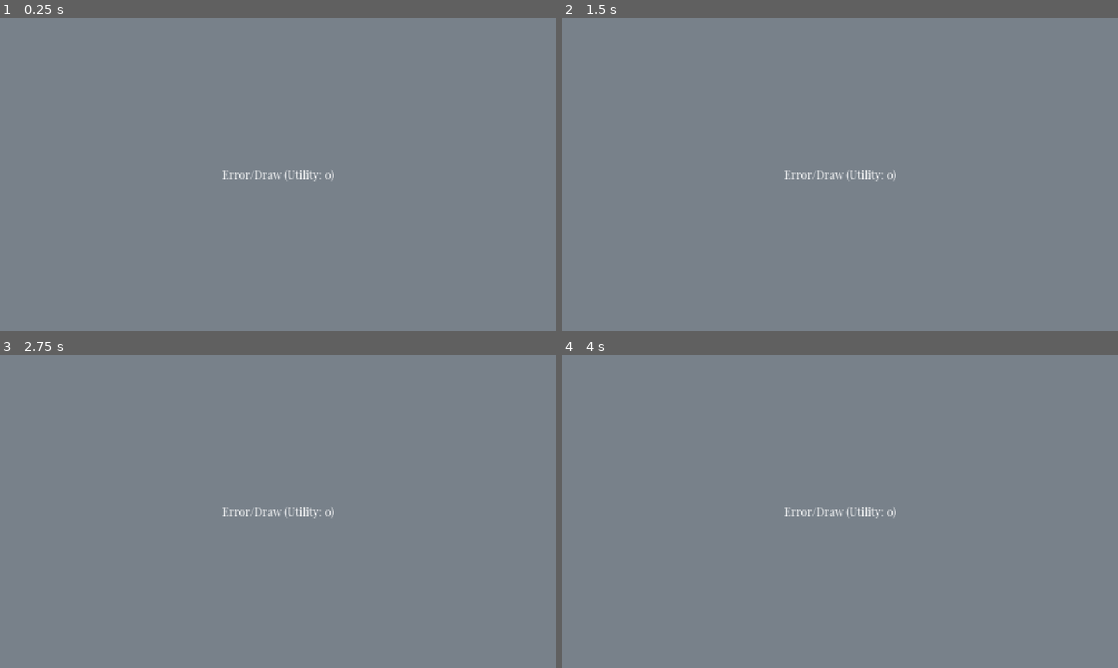
Above: before the commit, frames 1-4 (two rows, left to right).
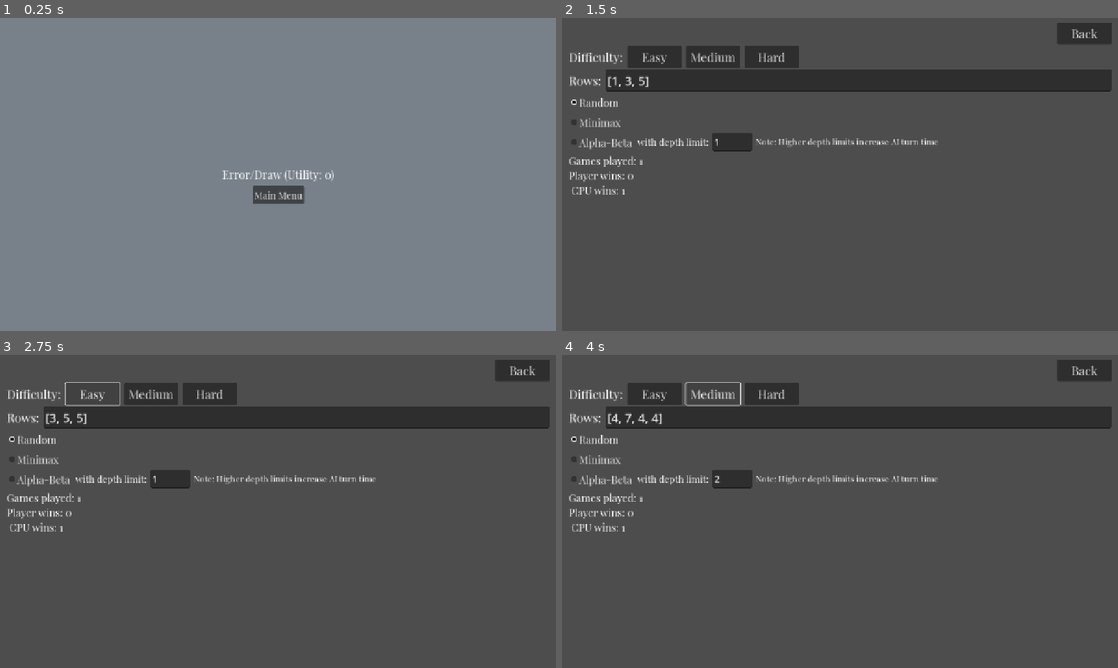
Above: after the commit, the same moments.

Repository: alex-bo7/ashes_of_nim_481
Game: Godot game, scene res://EndGame/end_game.tscn
Two runs of this game, one before a commit and one after it. Both use one fixed random seed, a clock stepped at 60 frames per second and the inputs below. This scene is started directly instead of the project's main scene.
Inputs (mouse positions are in pixels of both pictures, inside the frame that each line leads up to):
- Up to frame 1 (0.25 s): no input
- Up to frame 2 (1.5 s): click (840, 193) at 0.5 s, where only the run after the commit has a clickable "Main Menu"; click (840, 240) at 1.25 s, where only the run after the commit has a clickable "SETTINGS"
- Up to frame 3 (2.75 s): click (94, 392) at 2 s, where only the run after the commit has a clickable "Easy"
- Up to frame 4 (4 s): click (656, 392) at 2.75 s, where only the run after the commit has a clickable "Easy"; click (712, 392) at 3.5 s, where only the run after the commit has a clickable "Medium"

The runs differ from the first frame. In frame 1, 0.5% of the frame differs, in the area x 45-55%, y 53-60%; in frame 2, 99%, in the area x 0-100%, y 0-100%; in frame 3, 99%; in frame 4, 99%.

Commit message:
Added player records

Diff:
--- a/EndGame/end_game.gd
+++ b/EndGame/end_game.gd
@@ -5,9 +5,15 @@
 func _ready():
 	var final_utility = GameManager.current_state.utility
 
+	Records.games_played += 1
 	if final_utility == 1: # if Player's utility is 1, Player won
 		label.text = "Player won"
+		Records.player_wins += 1
 	elif final_utility == -1: # if Player's utility is -1, Player lost (CPU won)
 		label.text = "CPU won"
 	else: # just in case
 		label.text = "Error/Draw (Utility: " + str(final_utility) + ")"
+
+
+func _on_button_pressed() -> void:
+	get_tree().change_scene_to_file("res://MainMenu/main_menu.tscn")
--- a/EndGame/end_game.tscn
+++ b/EndGame/end_game.tscn
@@ -33,7 +33,28 @@
 theme_override_fonts/font = ExtResource("2_aplrd")
 theme_override_font_sizes/font_size = 26
 text = "not working..."
+horizontal_alignment = 1
+vertical_alignment = 1
 
 [node name="WorldEnvironment" parent="." instance=ExtResource("3_q7sgj")]
 
 [node name="Camera3D" type="Camera3D" parent="WorldEnvironment"]
+
+[node name="Button" type="Button" parent="."]
+layout_mode = 1
+anchors_preset = 8
+anchor_left = 0.5
+anchor_top = 0.5
+anchor_right = 0.5
+anchor_bottom = 0.5
+offset_left = -48.0
+offset_top = 31.0
+offset_right = 48.0
+offset_bottom = 62.0
+grow_horizontal = 2
+grow_vertical = 2
+theme_override_fonts/font = ExtResource("2_aplrd")
+theme_override_font_sizes/font_size = 22
+text = "Main Menu"
+
+[connection signal="pressed" from="Button" to="." method="_on_button_pressed"]
--- /dev/null
+++ b/Extras/Records.gd
@@ -0,0 +1,4 @@
+extends Node
+
+var games_played: int = 0
+var player_wins: int = 0
--- a/Extras/game_manager.gd
+++ b/Extras/game_manager.gd
@@ -39,15 +39,14 @@
 	if current_state.moves.is_empty():
 		return
 
-	if GameSettings.is_algo_alphabeta():
-		# This uses default cutoff and eval inline (matches what was in the Python version)
-		#var cutoff_test = func(state, depth): return depth > depth_lim or nim.terminal_test(state)
-		#var eval_fn = func(state): return nim.utility(state, nim.to_move(current_state))
-		#move_state = Algorithms.alpha_beta_cutoff_search(current_state, nim, depth_lim, cutoff_test, eval_fn)
-
+	if GameSettings.is_algo_random():
+		move_state = Algorithms.random_move(current_state.moves)
+	elif GameSettings.is_algo_minimax():
 		move_state = Algorithms.minmax_decision(current_state, nim)
 	else:
-		move_state = Algorithms.random_move(current_state.moves)
+		var cutoff_test = func(state, depth): return depth > depth_lim or nim.terminal_test(state)
+		var eval_fn = func(state): return nim.utility(state, nim.to_move(current_state))
+		move_state = Algorithms.alpha_beta_cutoff_search(current_state, nim, depth_lim, cutoff_test, eval_fn)
 
 	current_state = nim.result(current_state, move_state)
 	manage_game_state()
--- a/Extras/game_settings.gd
+++ b/Extras/game_settings.gd
@@ -7,8 +7,13 @@
 
 var depth_lim: int = 1
 
-func is_algo_alphabeta() -> bool:
-	return current_algorithm == Algorithm.ALPHABETA
+func is_algo_random() -> bool:
+	return current_algorithm == Algorithm.RANDOM
+
+
+func is_algo_minimax() -> bool:
+	return current_algorithm == Algorithm.MINIMAX
+
 
 func get_algo() -> Algorithm:
 	return current_algorithm
--- a/Settings/settings.gd
+++ b/Settings/settings.gd
@@ -5,6 +5,7 @@
 @export var minimax_btn: Button
 @export var alphabeta_btn: Button
 @export var depth_limit: LineEdit
+@export var record_info: RichTextLabel
 
 const MIN_DEPTH = 3
 const MAX_DEPTH = 20
@@ -27,8 +28,18 @@
 	depth_limit.text = str(GameSettings.depth_lim)
 
 	set_selected_btn()
+	fill_records()
 
 #region Helper
+func fill_records() -> void:
+	if Records.games_played == 0:
+		record_info.text = "No games played yet"
+	else:
+		record_info.text = "Games played: " + str(Records.games_played) + \
+		"\nPlayer wins: " + str(Records.player_wins) + \
+		"\n CPU wins: " + str(Records.games_played - Records.player_wins)
+
+
 func set_selected_btn() -> void:
 	random_btn.button_pressed = GameSettings.get_algo() == GameSettings.Algorithm.RANDOM
 	minimax_btn.button_pressed = GameSettings.get_algo() == GameSettings.Algorithm.MINIMAX
--- a/Settings/settings.tscn
+++ b/Settings/settings.tscn
@@ -5,7 +5,7 @@
 
 [sub_resource type="ButtonGroup" id="ButtonGroup_cdu2u"]
 
-[node name="settings" type="Control" node_paths=PackedStringArray("rows", "random_btn", "minimax_btn", "alphabeta_btn", "depth_limit")]
+[node name="settings" type="Control" node_paths=PackedStringArray("rows", "random_btn", "minimax_btn", "alphabeta_btn", "depth_limit", "record_info")]
 layout_mode = 3
 anchors_preset = 15
 anchor_right = 1.0
@@ -18,6 +18,7 @@
 minimax_btn = NodePath("MarginContainer/VBoxContainer/minimax/minimax_select")
 alphabeta_btn = NodePath("MarginContainer/VBoxContainer/alphabeta/alphabeta_select")
 depth_limit = NodePath("MarginContainer/VBoxContainer/alphabeta/limit_input")
+record_info = NodePath("MarginContainer/VBoxContainer/records_text")
 
 [node name="MarginContainer" type="MarginContainer" parent="."]
 layout_mode = 1
@@ -141,6 +142,13 @@
 theme_override_font_sizes/font_size = 20
 text = "Note: Higher depth limits increase AI turn time"
 
+[node name="records_text" type="RichTextLabel" parent="MarginContainer/VBoxContainer"]
+layout_mode = 2
+theme_override_fonts/normal_font = ExtResource("1_cdu2u")
+theme_override_font_sizes/normal_font_size = 24
+text = "No records yet"
+fit_content = true
+
 [connection signal="pressed" from="MarginContainer/VBoxContainer/back_btn" to="." method="_on_back_btn_pressed"]
 [connection signal="pressed" from="MarginContainer/VBoxContainer/difficulties/easy_btn" to="." method="_on_easy_btn_pressed"]
 [connection signal="pressed" from="MarginContainer/VBoxContainer/difficulties/medium_btn" to="." method="_on_medium_btn_pressed"]
--- a/project.godot
+++ b/project.godot
@@ -20,6 +20,7 @@
 GameSettings="*res://Extras/game_settings.gd"
 GameManager="*res://Extras/game_manager.gd"
 Algorithms="*res://Extras/algorithms.gd"
+Records="*res://Extras/Records.gd"
 
 [display]
 
Not shown, added: Extras/Records.gd.uid
